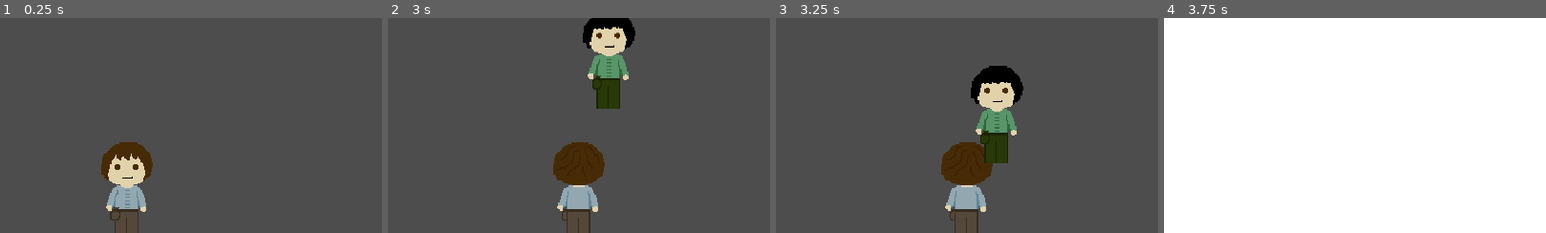
Above: before the commit, frames 1-4 (left to right).
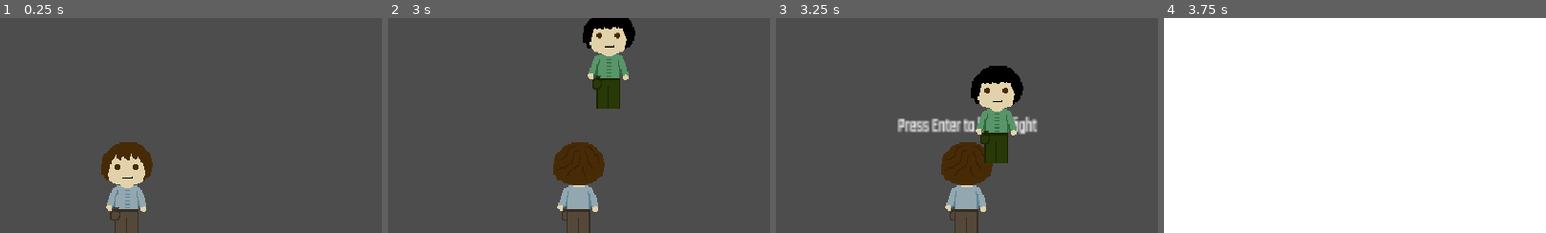
Above: after the commit, the same moments.

Repository: br0kenpixel/gamejam2025
Game: Godot game, scene res://scenes/world.tscn
Two runs of this game, one before a commit and one after it. Both use one fixed random seed, a clock stepped at 60 frames per second and the inputs below. The engine's default icon, where the game draws it, is replaced by a stand-in: a white triangle on a blue panel in a dark square.
Inputs:
- Up to frame 1 (0.25 s): no input
- Up to frame 2 (3 s): tap Enter (fight_start) at 0.5, 0.6, 1.35, 2.1, 2.85 s; hold D (right) 0.53-1.28 s; hold S (down) 1.28-2.03 s; hold D (right) 2.03-2.78 s; hold W (up) from 2.78 s (still down)
- Up to frame 3 (3.25 s): keep holding W (up)
- Up to frame 4 (3.75 s): tap Enter (fight_start) at 3.5, 3.6 s; release W (up) at 3.53 s; hold A (left) from 3.53 s (still down)
The pictures show only the part of the screen within x 25-75%, y 10-60%; the shares and areas given below are measured in that part.

Frames 1-2 are identical in both runs. In frame 3, 1.5% of the frame differs, in the area x 31-69%, y 45-55%; in frame 4, nothing differs.

Commit message:
add fight guide

Diff:
--- a/objects/player.tscn
+++ b/objects/player.tscn
@@ -1,10 +1,11 @@
-[gd_scene load_steps=7 format=3 uid="uid://4vx208cspmhs"]
+[gd_scene load_steps=8 format=3 uid="uid://4vx208cspmhs"]
 
 [ext_resource type="Script" path="res://scripts/player.gd" id="1_fdrlm"]
 [ext_resource type="Texture2D" uid="uid://b4q4e17ojvppk" path="res://sprites/player/mc front.png" id="2_a7bg5"]
 [ext_resource type="Texture2D" uid="uid://c10fjyhhcmg5j" path="res://sprites/player/mc back.png" id="3_77hxd"]
 [ext_resource type="Texture2D" uid="uid://cc3ue3vxicit0" path="res://sprites/player/mc left.png" id="4_wyp3m"]
 [ext_resource type="Texture2D" uid="uid://c1f5qyqxtkogy" path="res://sprites/player/mc right.png" id="5_rn03b"]
+[ext_resource type="FontFile" uid="uid://c4rg6yqjgm75u" path="res://fonts/Teko-Regular.ttf" id="6_ibgl4"]
 
 [sub_resource type="RectangleShape2D" id="RectangleShape2D_q2bst"]
 size = Vector2(52, 100)
@@ -15,7 +16,6 @@
 back_view = ExtResource("3_77hxd")
 left_view = ExtResource("4_wyp3m")
 right_view = ExtResource("5_rn03b")
-insects = null
 metadata/_edit_lock_ = true
 
 [node name="Camera2D" type="Camera2D" parent="."]
@@ -35,3 +35,13 @@
 position = Vector2(-2, 10)
 shape = SubResource("RectangleShape2D_q2bst")
 metadata/_edit_lock_ = true
+
+[node name="FightGuide" type="Label" parent="."]
+visible = false
+offset_left = -88.0
+offset_top = -96.0
+offset_right = 87.0
+offset_bottom = -61.0
+theme_override_fonts/font = ExtResource("6_ibgl4")
+theme_override_font_sizes/font_size = 24
+text = "Press Enter to begin fight"
--- a/scripts/player.gd
+++ b/scripts/player.gd
@@ -8,10 +8,15 @@
 @export var back_view: Texture2D
 @export var left_view: Texture2D
 @export var right_view: Texture2D
+@export var insects: Array[Insect]
 
-@export var insects: Array[Insect]
+@onready var fight_guide := $FightGuide
+
 var in_fight := false
 var last_direction := Vector2.ZERO
+
+func _ready() -> void:
+	fight_guide.visible = false
 
 func _physics_process(_delta: float) -> void:
 	handle_move()
@@ -53,23 +58,24 @@
 	if in_fight:
 		return
 
-	if Input.is_action_just_pressed("fight_start"):
-		var nearest_enemy := get_nearest_enemy()
-
-		if nearest_enemy == null:
-			push_warning("no enemies near")
-		else:
+	var nearest_enemy := get_nearest_enemy()
+	if nearest_enemy != null:
+		if Input.is_action_just_pressed("fight_start"):
 			get_tree().change_scene_to_file("res://scenes/fight.tscn")
 			print("starting fight")
 			PlayerVariables.player = self.duplicate()
 			PlayerVariables.enemy = nearest_enemy.duplicate()
 			return
+		else:
+			fight_guide.visible = true
+	else:
+		fight_guide.visible = false
 
 func get_nearest_enemy() -> Enemy:
 	var enemies := get_tree().get_nodes_in_group("enemies")
 
 	for enemy in enemies:
-		if enemy.global_position.distance_to(global_position) <= 200:
+		if enemy.global_position.distance_to(global_position) <= 150:
 			return enemy
 
 	return null
